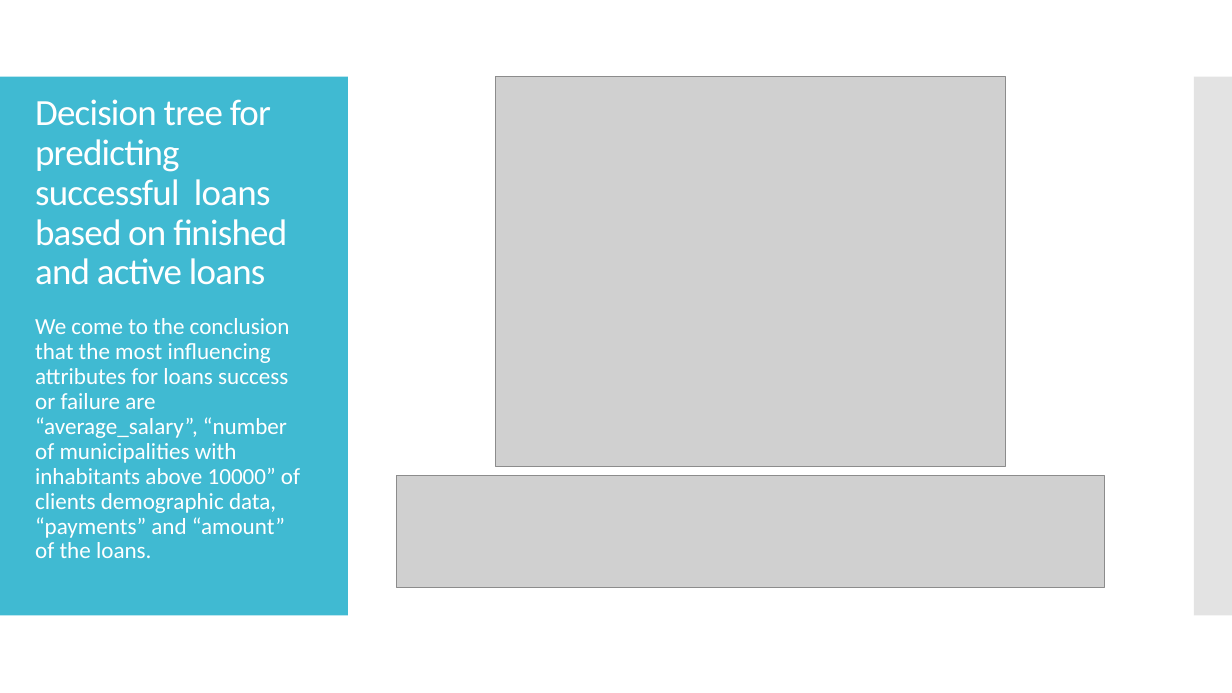
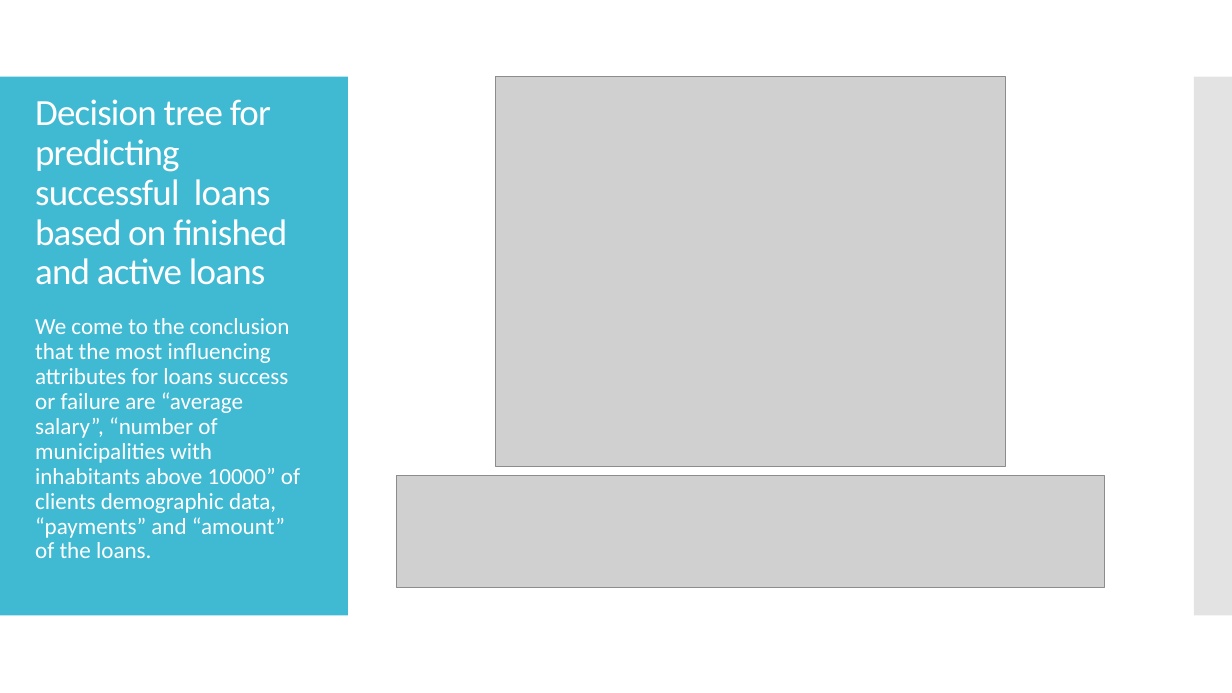
Before and after one commit to jpdias/banking-dm-case-study, a slide deck: slide 20 of Banking Data Mining.pptx (slide 22 before the commit). Drawn at 1232x693 pixels with LibreOffice and Linux fonts; fonts in the diff are those of the drawing; grey boxes stand for pictures. Boxes give left, top, right and bottom in pixels: in the first picture for what was removed or moved away, otherwise in the second. Text is boxed around its words. In the diff, an @@ line names an element or a change of style, - is before the commit and + after.

```diff
--- a/Banking Data Mining.pptx
+++ b/Banking Data Mining.pptx
@@ text at (x1=35, y1=318, x2=300, y2=558): text changed @@
-We come to the conclusion that the most influencing attributes for loans success or failure are “average_salary”, “number of municipalities with inhabitants above 10000” of clients demographic data, “payments” and “amount” of the loans.
+We come to the conclusion that the most influencing attributes for loans success or failure are “average salary”, “number of municipalities with inhabitants above 10000” of clients demographic data, “payments” and “amount” of the loans.
```
Also in this commit, not shown: 2 other slides changed, 2 slides removed, 2 other files.
